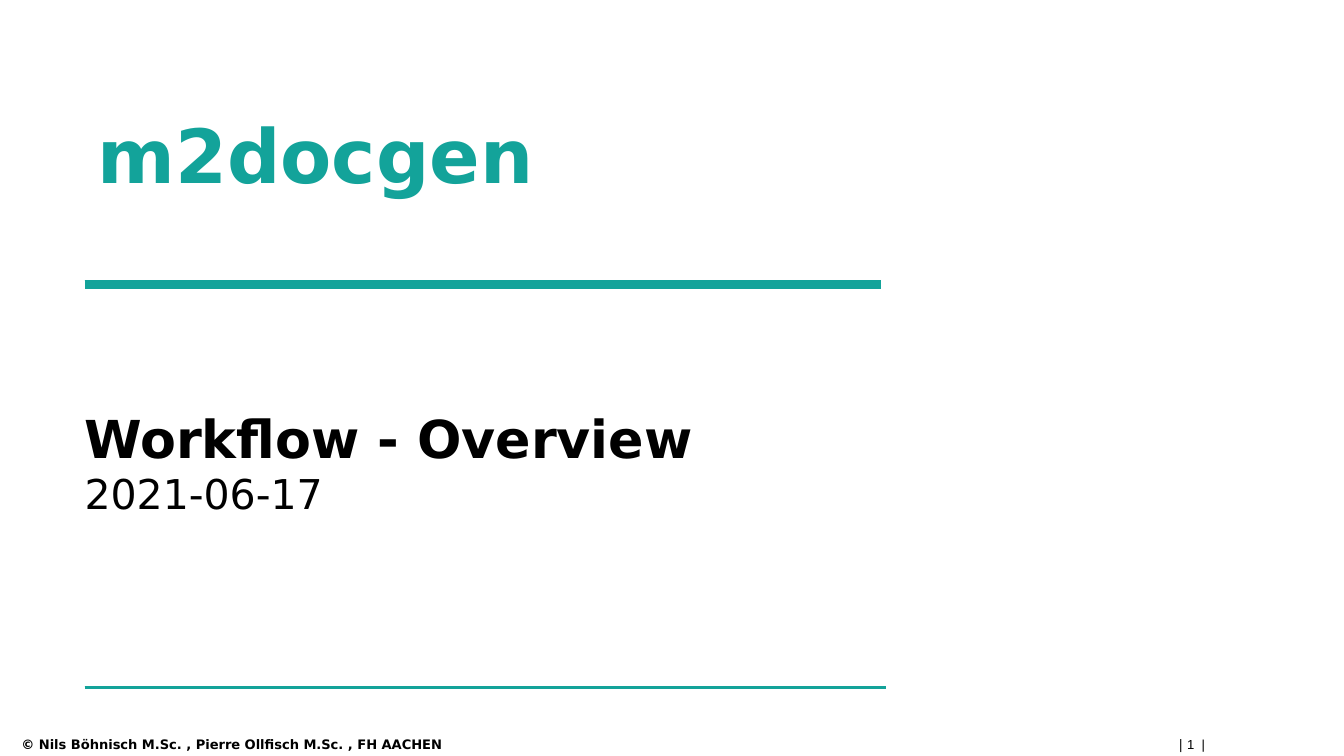
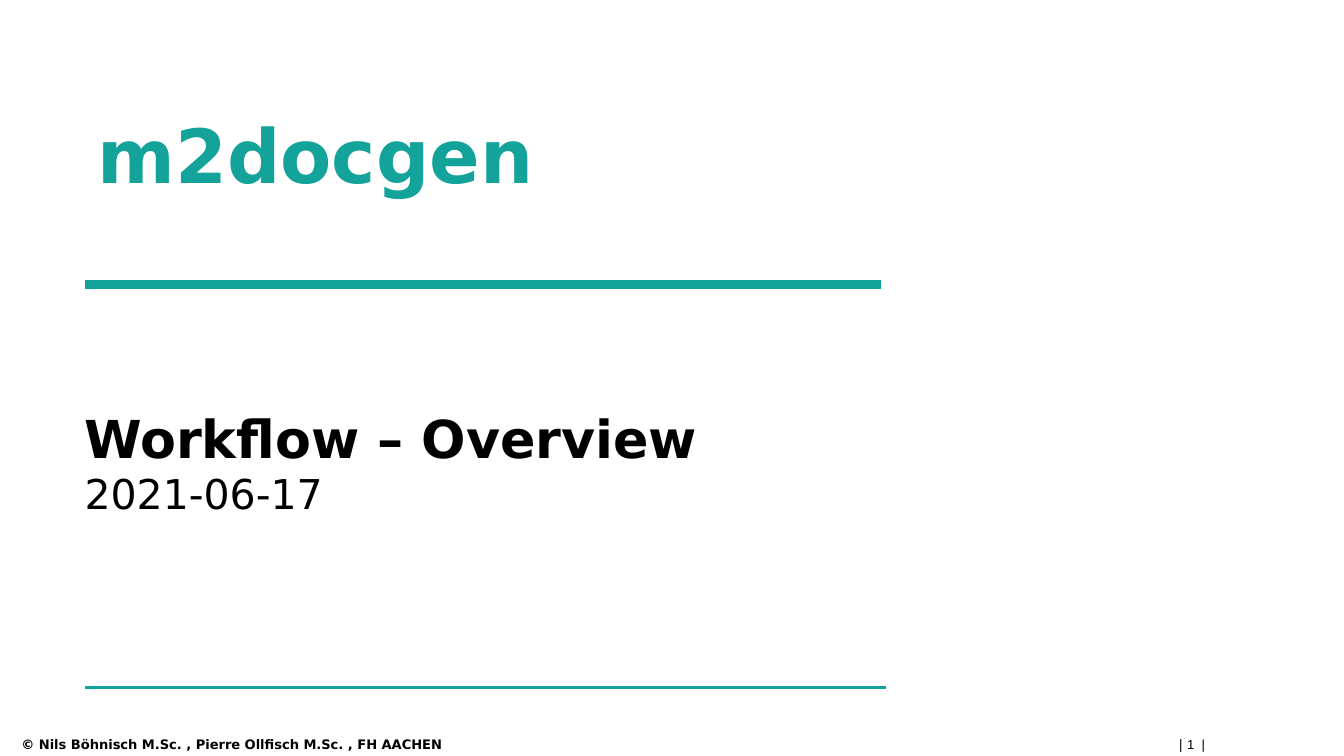
Before and after one commit to nilsBoeAc/m2docgen, a slide deck: slide 1 of projectData/m2docgen_Workflow_V100_21-06-17.pptx. Drawn at 1344x756 pixels with LibreOffice and Linux fonts; fonts in the diff are those of the drawing; background and template pictures are left out. Boxes give left, top, right and bottom in pixels: in the first picture for what was removed or moved away, otherwise in the second. Text is boxed around its words. In the diff, an @@ line names an element or a change of style, - is before the commit and + after.

```diff
--- a/projectData/m2docgen_Workflow_V100_21-06-17.pptx
+++ b/projectData/m2docgen_Workflow_V100_21-06-17.pptx
@@ title at [85, 418, 697, 459]: text changed @@
-Workflow - Overview
+Workflow – Overview
```
Also in this commit, not shown: 1 other file.
